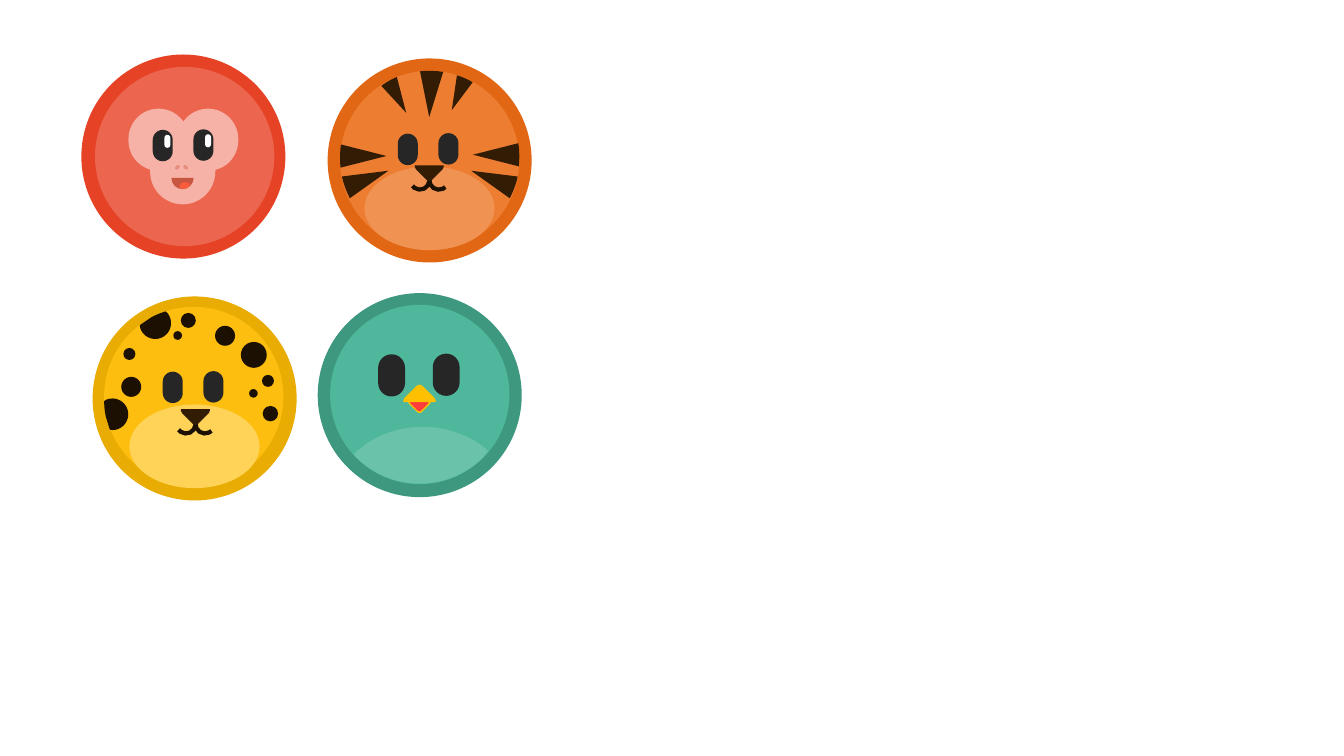
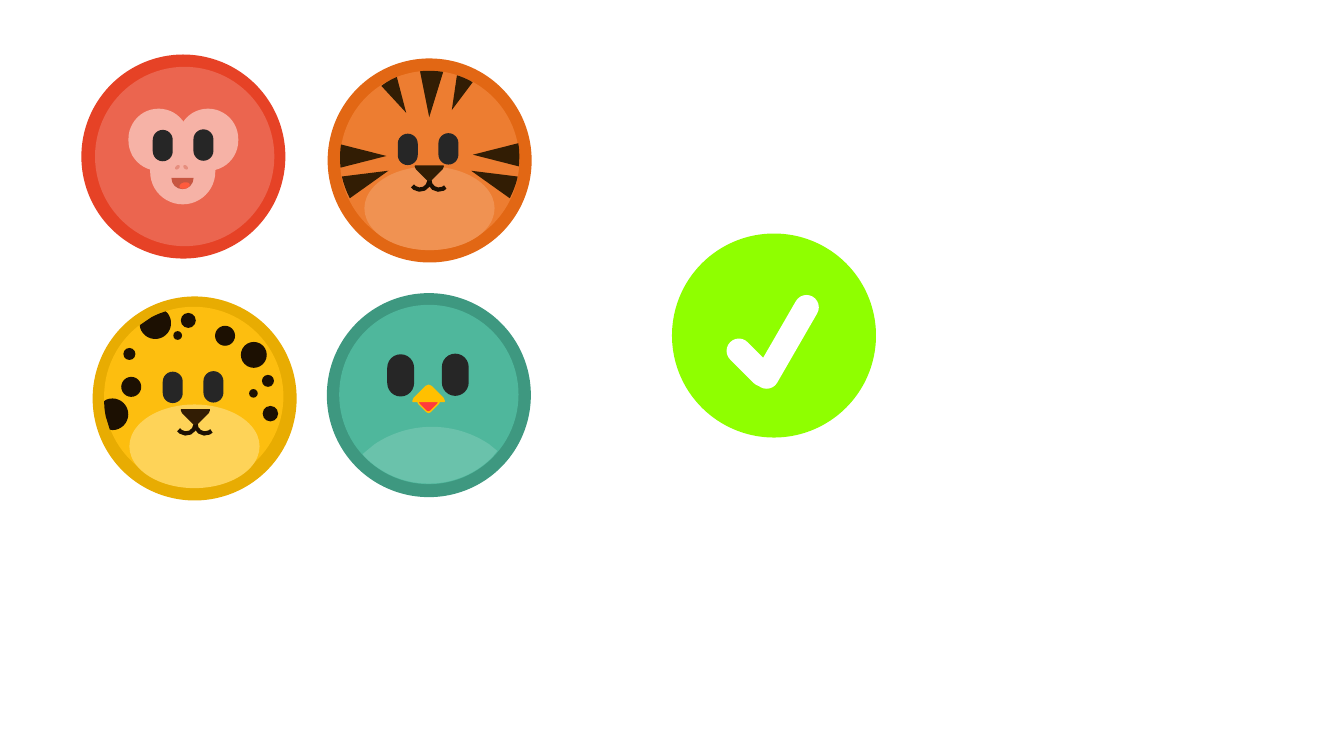
Before and after one commit to pedrogmo/projetopp2, a slide deck: slide 25 of slide/Apresentação1.pptx. Drawn at 1344x756 pixels with LibreOffice and Linux fonts; fonts in the diff are those of the drawing. Boxes give left, top, right and bottom in pixels: in the first picture for what was removed or moved away, otherwise in the second. Text is boxed around its words. In the diff, an @@ line names an element or a change of style, - is before the commit and + after.

```diff
--- a/slide/Apresentação1.pptx
+++ b/slide/Apresentação1.pptx
@@ rounded rectangle removed at (164,135,170,148) @@
@@ rounded rectangle removed at (206,134,212,147) @@
@@ ellipse added at (673,234,876,438), fill #8FFF00 @@
@@ rounded rectangle added at (750,290,823,393), fill #FFFFFF @@
@@ rounded rectangle added at (722,333,780,391), fill #FFFFFF @@
@@ 4 rounded rectangles, 4 freeform shapes: place and size @@
-4 rounded rectangles, 4 freeform shapes at (318,293,521,497)
+4 rounded rectangles, 4 freeform shapes at (327,293,530,497)
```
Also in this commit, not shown: 13 other files.
